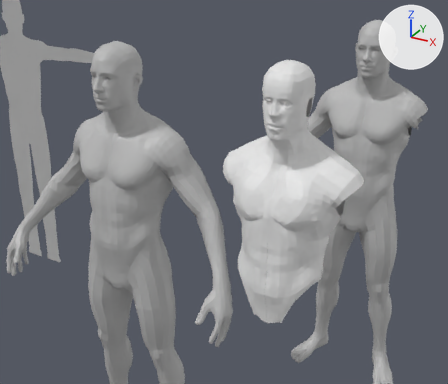
What one commit did to the Blender file Untitled.blend.
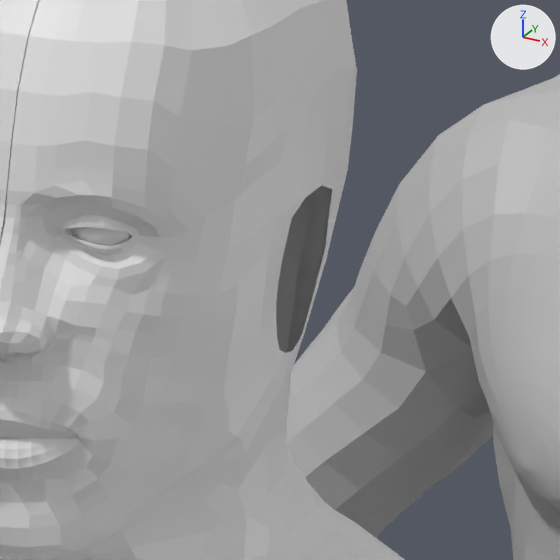
The first picture shows the older version from a 50 mm camera at (73.9, -180.3, 219.9) aimed at (-11.2, -25.6, 142.6). The close-ups show the older and then the newer version on the part from 61% to 76% of the width and 20% to 37% of the height of that picture. Only the edits that show in the close-ups are written down. Lighting does not change. The marker at upper right points along +X, +Y and +Z.
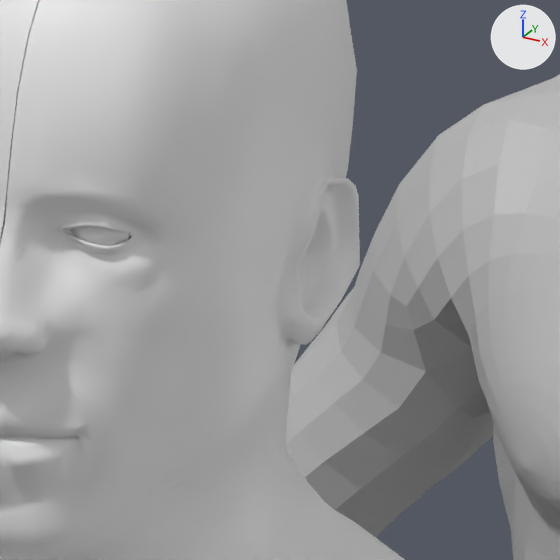
Location of each change, [x1, y1, x2, y2] in pixels of the close-ups (560 x 560 px):
part 1 of me_plane_001, built on: before [9, 125, 353, 534]; after [0, 125, 360, 534]

The change, as a list of edits to the scene's bpy script:
```text
Change me_plane_001:
    used by ob_plane_001; location = (0.04, -10.54, 146.79); rotation_euler = (1.571, 0.0, 0.0), in degrees (90, 0, 0)
    remove me_plane_001.from_pydata(...)  # 1495 vertices, 1389 faces; spans x 0.0..24.7, y -55.6..33.7, z -22.1..6.9
    add me_plane_001.from_pydata(...)  # 1955 vertices, 1852 faces; spans x 0.0..24.7, y -55.6..33.7, z -22.1..6.9
    me_plane_001 part 1: 10 vertices moved from x 0.6..7.2, y 12.1..22.4, z -8.7..4.2 to x 0.6..7.3, y 12.1..22.7, z -8.7..4.2; 1 vertex removed from x 6.9, y 21.3, z -5.0; 461 vertices added at x 0.0..8.5, y 12.8..24.7, z -9.0..4.0
    me_plane_001 part 2: the surface is now shaded smooth
```
